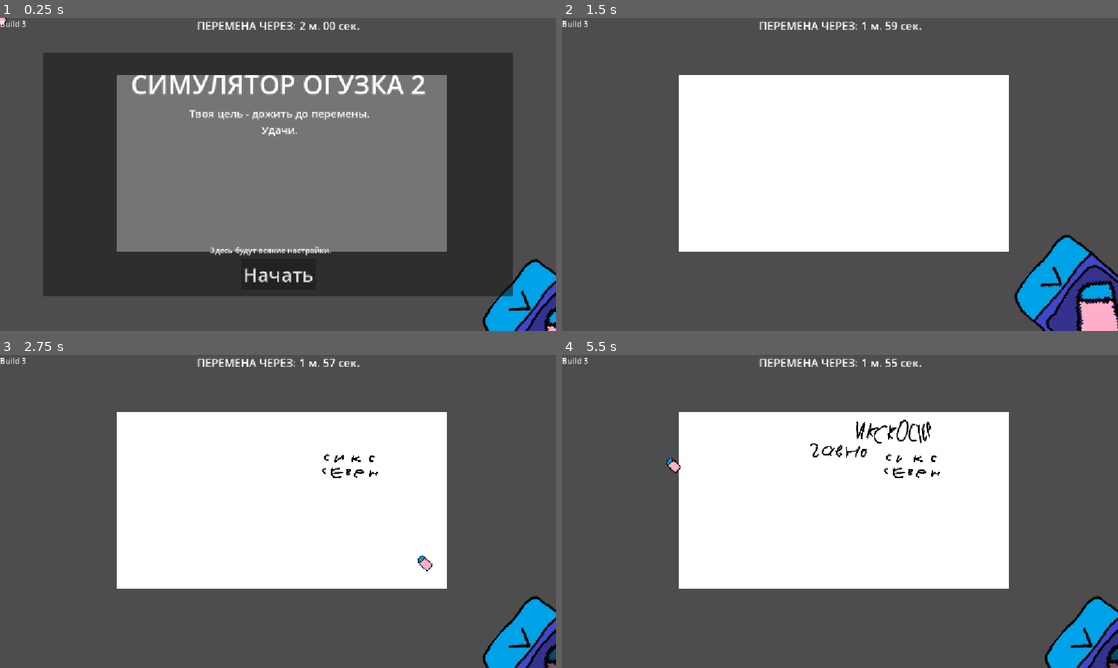
Above: before the commit, frames 1-4 (two rows, left to right).
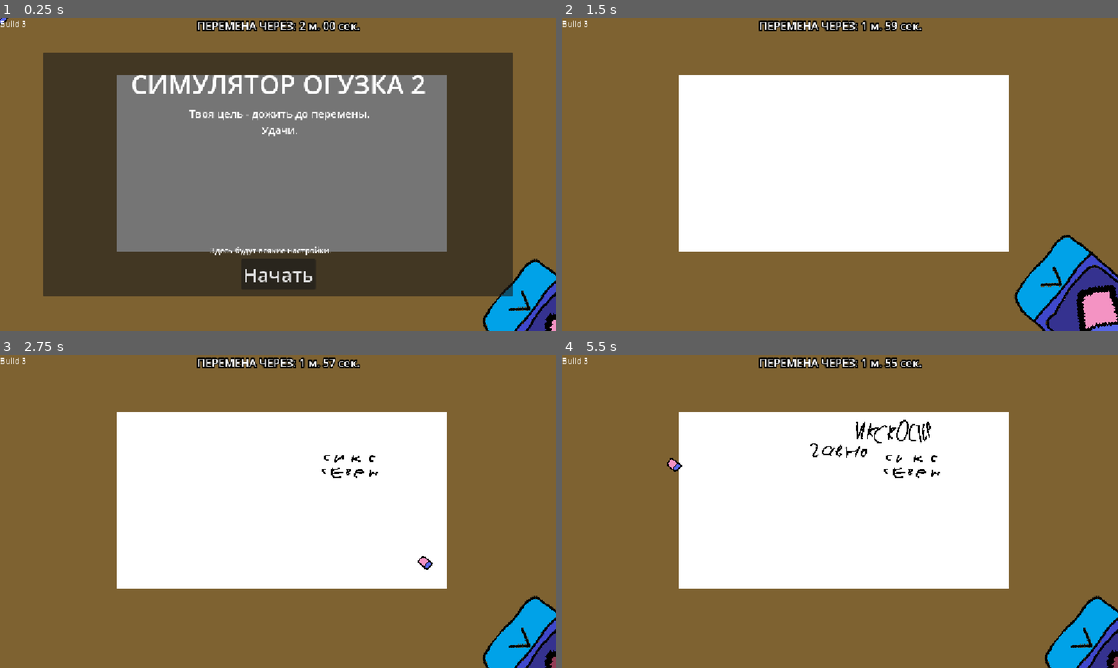
Above: after the commit, the same moments.

Repository: AmongRyzh/maxter-s-jam-2026
Game: Godot game, scene res://gameplay.tscn
Two runs of this game, one before a commit and one after it. Both use one fixed random seed, a clock stepped at 60 frames per second and the inputs below. The engine's default icon, where the game draws it, is replaced by a stand-in: a white triangle on a blue panel in a dark square.
Inputs (mouse positions are in pixels of both pictures, inside the frame that each line leads up to):
- Up to frame 1 (0.25 s): no input
- Up to frame 2 (1.5 s): click "Начать" at 0.5 s; move the mouse to (1079, 299) at 1.27 s; click (1079, 299) at 1.42 s
- Up to frame 3 (2.75 s): move the mouse to (422, 564) at 2.02 s; click (422, 564) at 2.17 s
- Up to frame 4 (5.5 s): move the mouse to (895, 442) at 2.77 s; click (895, 442) at 2.92 s; move the mouse to (812, 574) at 3.52 s; click (812, 574) at 3.67 s; move the mouse to (1006, 558) at 4.27 s; click (1006, 558) at 4.42 s; tap Enter at 5 s; move the mouse to (673, 464) at 5.02 s; click (673, 464) at 5.17 s

The runs differ from the first frame. In frame 1, 33% of the frame differs, in the area x 0-100%, y 0-100%; in frame 2, 63%; in frame 3, 65%; in frame 4, 65%.

Commit message:
новые спрайты

Diff:
--- a/additional_painter_image.tscn
+++ b/additional_painter_image.tscn
@@ -5,9 +5,8 @@
 [sub_resource type="PlaceholderTexture2D" id="PlaceholderTexture2D_k8umi"]
 size = Vector2(128, 96)
 
-[node name="PainterImage" type="Sprite2D" unique_id=289728408 node_paths=PackedStringArray("gameplay")]
+[node name="PainterImage" type="Sprite2D" unique_id=289728408]
 texture = SubResource("PlaceholderTexture2D_k8umi")
 script = ExtResource("1_xm1sw")
 generate_img_on_ready = true
 img_size = Vector2i(128, 128)
-gameplay = NodePath("")
--- a/dangers/paper_plane/paper_plane.gd
+++ b/dangers/paper_plane/paper_plane.gd
@@ -6,7 +6,7 @@
 var target_direction : Vector2 :
 	set(value):
 		target_direction = value
-		rotation_degrees = rad_to_deg(target_direction.angle()) + 90
+		rotation_degrees = rad_to_deg(target_direction.angle()) - 90
 
 # Called when the node enters the scene tree for the first time.
 func _ready():
--- a/gameplay.gd
+++ b/gameplay.gd
@@ -214,7 +214,8 @@
 		img.decompress()
 
 	# Gets a bounding box enclosing only the visible parts of the image
-	var used_rect: Rect2i = img.get_used_rect()
+	#var used_rect: Rect2i = img.get_used_rect()
+	var used_rect: Rect2i = Rect2i(0, 0, img.get_width(), img.get_height())
 	var color_count: int = 0
 
 	# Only loop inside the bounding rectangle containing visible pixels
--- a/gameplay.tscn
+++ b/gameplay.tscn
@@ -172,8 +172,8 @@
 durability_decrease_rate = 4.0
 
 [node name="Teacher" type="Sprite2D" parent="." unique_id=1773635809 node_paths=PackedStringArray("gameplay")]
-position = Vector2(1113, 980)
-texture = ExtResource("10_1qy1k")
+position = Vector2(1113, 866)
+texture = ExtResource("12_45aep")
 script = ExtResource("11_3n40r")
 pos_down = Vector2(1113, 980)
 pos_looking = Vector2(1113, 323)
@@ -208,6 +208,7 @@
 offset_right = 118.0
 offset_bottom = 23.0
 grow_horizontal = 2
+theme_override_constants/outline_size = 10
 theme_override_font_sizes/font_size = 23
 text = "ПЕРЕМЕНА ЧЕРЕЗ: 2 м. 00 сек."
 horizontal_alignment = 1
@@ -219,15 +220,16 @@
 anchor_top = 0.5
 anchor_right = 0.5
 anchor_bottom = 0.5
-offset_left = -461.0
-offset_top = -251.0
-offset_right = 461.0
-offset_bottom = 251.0
+offset_left = -425.0
+offset_top = -118.0
+offset_right = 425.0
+offset_bottom = 118.0
 grow_horizontal = 2
 grow_vertical = 2
 
 [node name="Peremena" type="AudioStreamPlayer" parent="CanvasLayer/GameFinishPanel" unique_id=21225853]
 stream = ExtResource("13_tyrfw")
+volume_db = -12.425
 
 [node name="Label" type="Label" parent="CanvasLayer/GameFinishPanel" unique_id=1640908773]
 layout_mode = 1
@@ -241,54 +243,35 @@
 theme_override_font_sizes/font_size = 64
 text = "Вы дожили до перемены!"
 
-[node name="Label2" type="Label" parent="CanvasLayer/GameFinishPanel" unique_id=652346670]
-layout_mode = 1
-anchors_preset = 8
-anchor_left = 0.5
-anchor_top = 0.5
-anchor_right = 0.5
-anchor_bottom = 0.5
-offset_left = -427.0
-offset_top = -154.5
-offset_right = 427.0
-offset_bottom = 115.5
-grow_horizontal = 2
-grow_vertical = 2
-theme_override_font_sizes/font_size = 26
-text = "Lorem ipsum dolor sit amet, consectetur adipiscing elit, sed do eiusmod tempor incididunt ut labore et dolore magna aliqua. Ut enim ad minim veniam, quis nostrud exercitation ullamco laboris nisi ut aliquip ex ea commodo consequat. Duis aute irure dolor in reprehenderit in voluptate velit esse cillum dolore eu fugiat nulla pariatur. Excepteur sint occaecat cupidatat non proident, sunt in culpa qui officia deserunt mollit anim id est laborum."
-horizontal_alignment = 1
-vertical_alignment = 1
-autowrap_mode = 2
-
 [node name="QuitButton" type="Button" parent="CanvasLayer/GameFinishPanel" unique_id=1878299837]
 layout_mode = 1
-anchors_preset = 8
-anchor_left = 0.5
-anchor_top = 0.5
-anchor_right = 0.5
-anchor_bottom = 0.5
+anchors_preset = 7
+anchor_left = 0.5
+anchor_top = 1.0
+anchor_right = 0.5
+anchor_bottom = 1.0
 offset_left = -126.0
-offset_top = 116.0
+offset_top = -125.0
 offset_right = 126.0
-offset_bottom = 169.0
-grow_horizontal = 2
-grow_vertical = 2
+offset_bottom = -72.0
+grow_horizontal = 2
+grow_vertical = 0
 theme_override_font_sizes/font_size = 32
 text = "Выйти из игры"
 
 [node name="TryAgainButton" type="Button" parent="CanvasLayer/GameFinishPanel" unique_id=571704946]
 layout_mode = 1
-anchors_preset = 8
-anchor_left = 0.5
-anchor_top = 0.5
-anchor_right = 0.5
-anchor_bottom = 0.5
-offset_left = -126.0
-offset_top = 174.0
-offset_right = 126.0
-offset_bottom = 227.0
-grow_horizontal = 2
-grow_vertical = 2
+anchors_preset = 7
+anchor_left = 0.5
+anchor_top = 1.0
+anchor_right = 0.5
+anchor_bottom = 1.0
+offset_left = -162.5
+offset_top = -63.0
+offset_right = 162.5
+offset_bottom = -10.0
+grow_horizontal = 2
+grow_vertical = 0
 theme_override_font_sizes/font_size = 32
 text = "Попробовать снова"
 
--- a/pencil_case/pencil_case.gd
+++ b/pencil_case/pencil_case.gd
@@ -39,7 +39,7 @@
 		slot.slot_selected.connect(func():
 			if opened:
 				opened = false
-			$"..".on_pencil_case_eraser_slot_selected
+			$"..".on_pencil_case_eraser_slot_selected()
 			)
 
 func _input(event):
--- a/project.godot
+++ b/project.godot
@@ -31,6 +31,8 @@
 
 [rendering]
 
+textures/canvas_textures/default_texture_filter=0
 rendering_device/driver.windows="d3d12"
 renderer/rendering_method="gl_compatibility"
 renderer/rendering_method.mobile="gl_compatibility"
+environment/defaults/default_clear_color=Color(0.49269307, 0.38629025, 0.19363311, 1)
--- a/teacher/teacher.gd
+++ b/teacher/teacher.gd
@@ -88,7 +88,12 @@
 
 		tween.tween_callback(func():
 			position = pos_down
-			gameplay.teacher_cooldown_timer.start()
+
+			print(gameplay.game_finish_timer.time_left)
+			var wait_time = -1 if gameplay.game_finish_timer.time_left > 35 else gameplay.game_finish_timer.time_left - walking_duration + gameplay.teacher_look_timer.wait_time
+			print(wait_time)
+
+			gameplay.teacher_cooldown_timer.start(wait_time)
 			)
 		)
 
Binary file changed: dangers/paper_ball/paper_ball.png
Binary file changed: dangers/paper_plane/paper_plane.png
Binary file changed: eraser/eraser.png
Binary file changed: monster/monster.png
Binary file changed: pencil_case/eraser_in_case_progress.png
Binary file changed: pencil_case/eraser_in_case_under.png
Binary file changed: teacher/teacher_looking.png
Binary file changed: teacher/teacher_not_looking.png
